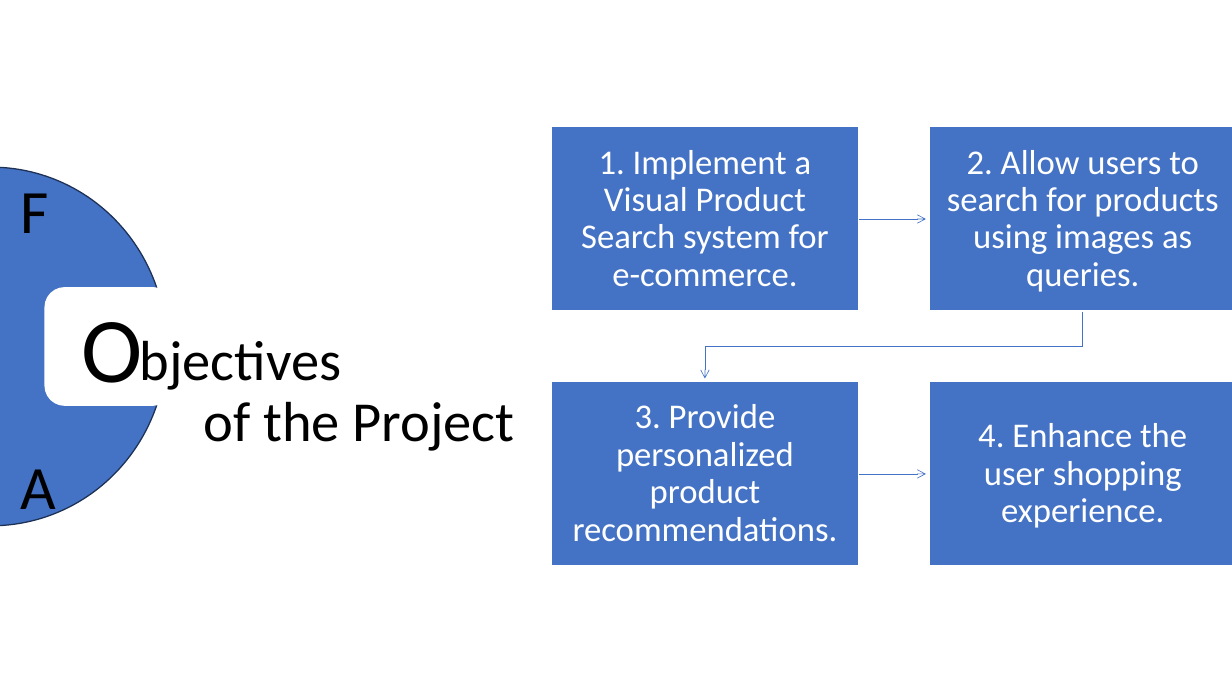
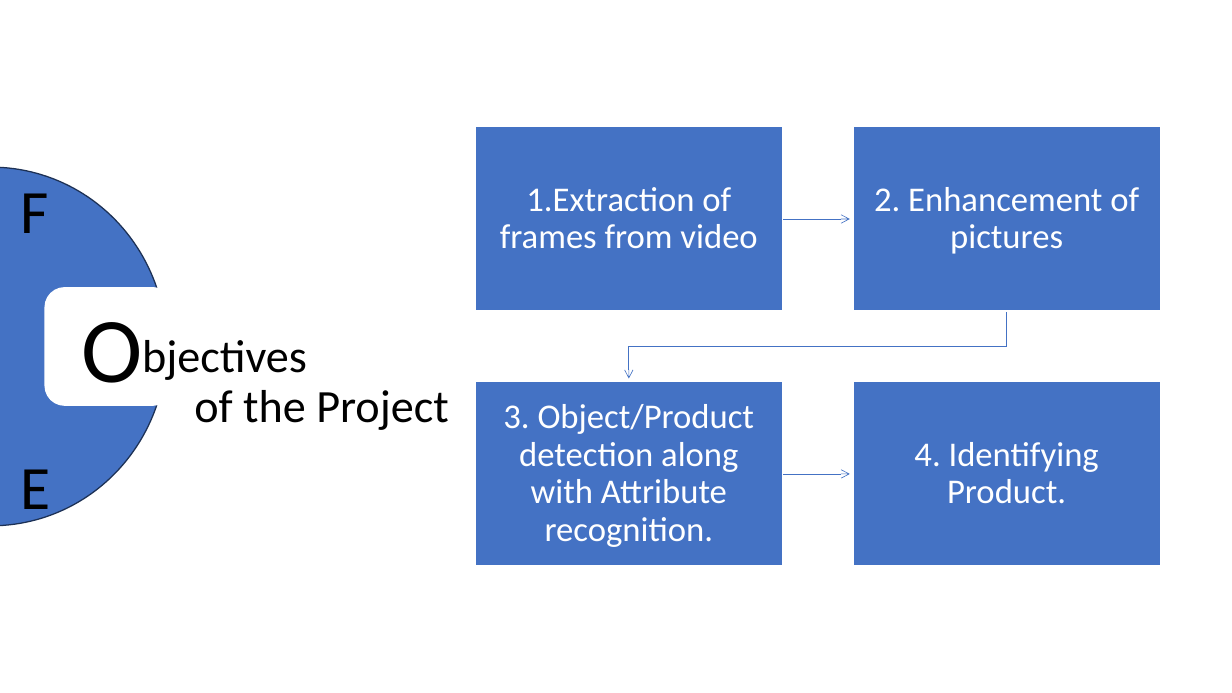
Before and after one commit to sr1sai/IDP, a slide deck: slide 4 of Visual Product Search.pptx. Drawn at 1232x693 pixels with LibreOffice and Linux fonts; fonts in the diff are those of the drawing. Boxes give left, top, right and bottom in pixels: in the first picture for what was removed or moved away, otherwise in the second. Text is boxed around its words. In the diff, an @@ line names an element or a change of style, - is before the commit and + after.

```diff
--- a/Visual Product Search.pptx
+++ b/Visual Product Search.pptx
@@ text removed at (x1=581, y1=150, x2=829, y2=286) @@
-1. Implement a Visual Product Search system for e-commerce.
@@ text removed at (x1=947, y1=150, x2=1218, y2=292) @@
-2. Allow users to search for products using images as queries.
@@ text added at (x1=500, y1=187, x2=757, y2=249), 27 pt, text #FFFFFF @@
+1.Extraction of frames from video
@@ text added at (x1=874, y1=187, x2=1139, y2=254), 27 pt, text #FFFFFF @@
+2. Enhancement of pictures
@@ title "bjectives of the Project" at (x1=142, y1=340, x2=449, y2=430): size 44 to 36 pt @@
@@ 4 rectangles, 3 freeform shapes moved together from (x1=552, y1=127, x2=1232, y2=566) to (x1=475, y1=127, x2=1160, y2=566) @@
@@ text at (x1=503, y1=404, x2=755, y2=547): text changed @@
-3. Provide personalized product recommendations.
+3. Object/Product detection along with Attribute recognition.
@@ text added at (x1=914, y1=442, x2=1099, y2=504), 27 pt, text #FFFFFF @@
+4. Identifying Product.
@@ text removed at (x1=978, y1=423, x2=1187, y2=528) @@
-4. Enhance the user shopping experience.
@@ text at (x1=21, y1=469, x2=51, y2=524): text changed @@
-A
+E
```
Also in this commit, not shown: 3 other slides changed, 1 slide added, 1 slide removed, 6 other files.
